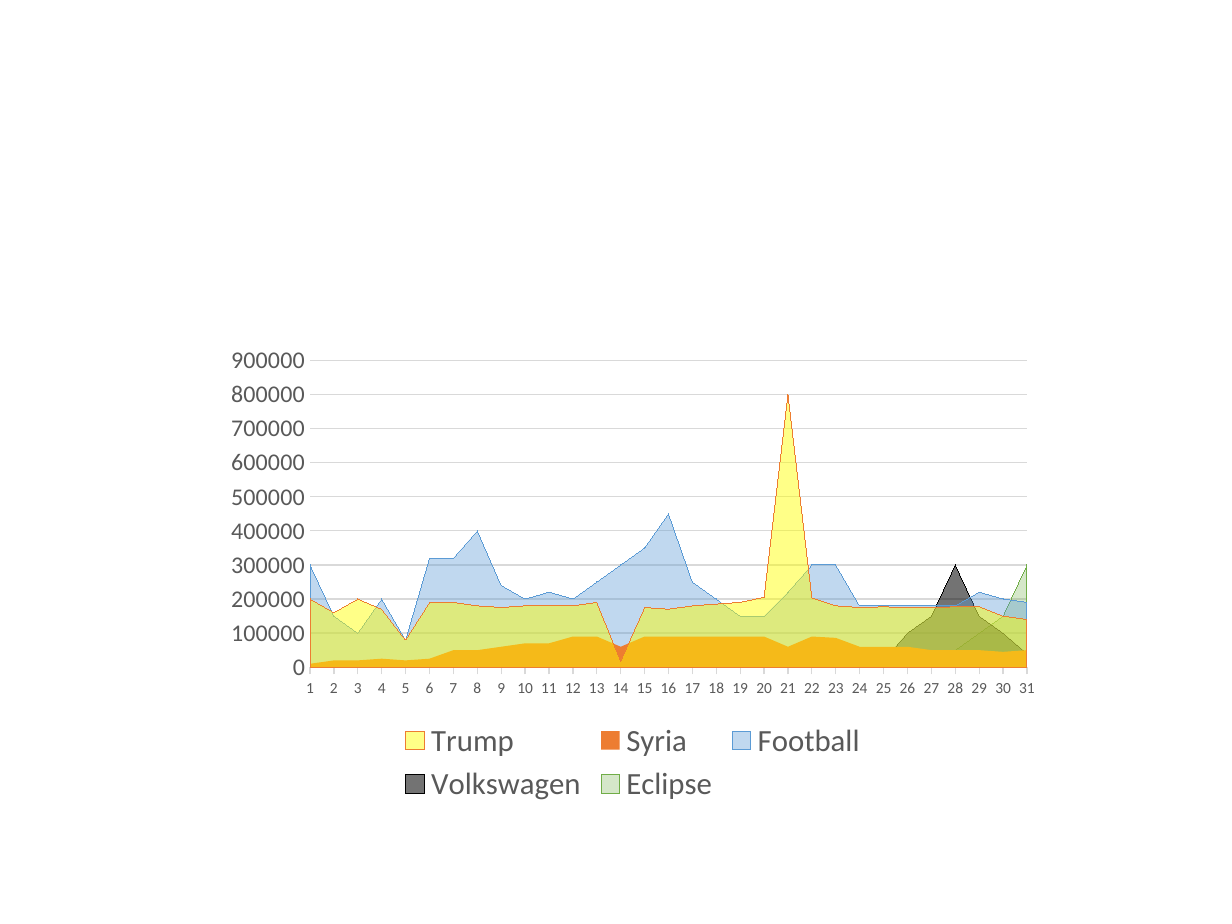
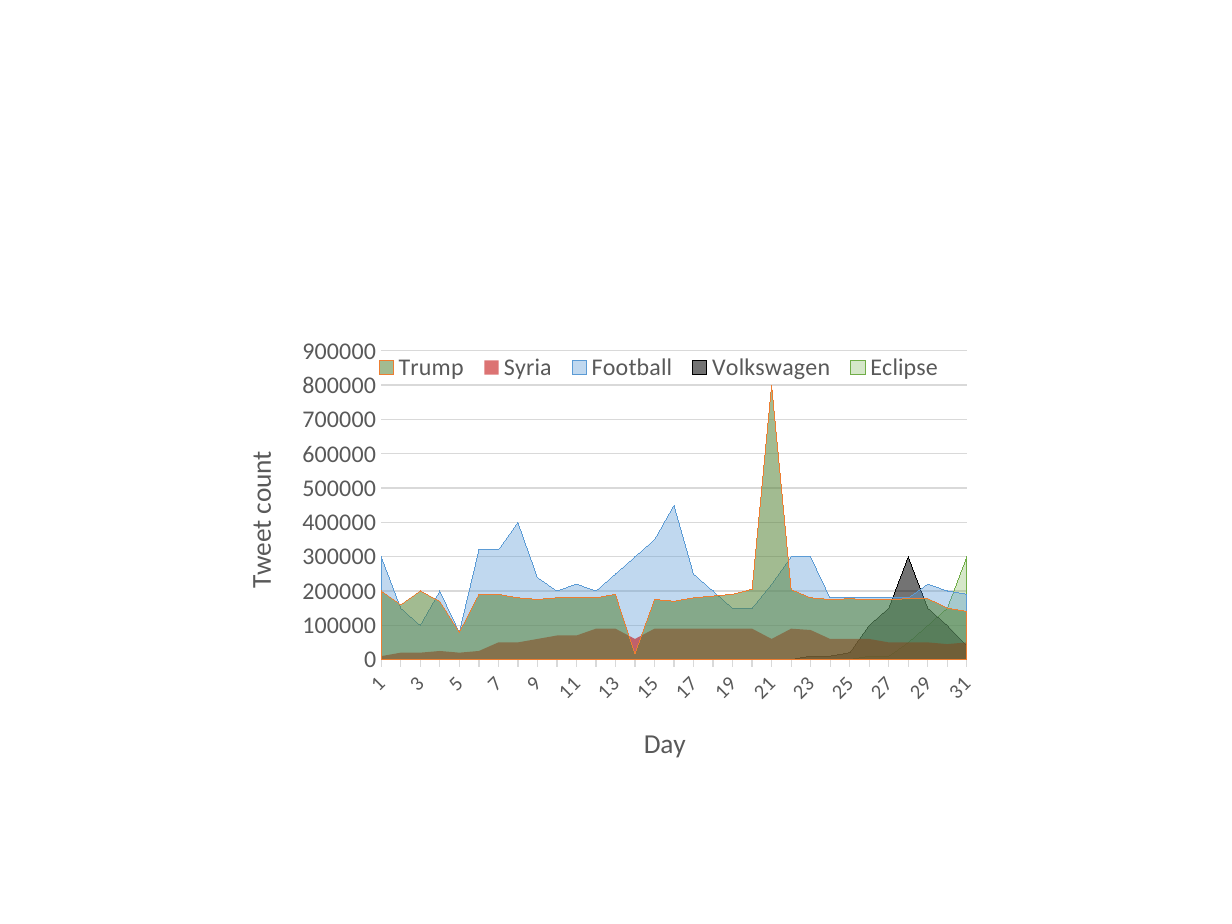
Before and after one commit to hmsgit/minestream, a slide deck: slide 2 of presentation/thesis.pptx. Drawn at 1232x924 pixels with LibreOffice and Linux fonts; fonts in the diff are those of the drawing. Boxes give left, top, right and bottom in pixels: in the first picture for what was removed or moved away, otherwise in the second. Text is boxed around its words. In the diff, an @@ line names an element or a change of style, - is before the commit and + after.

```diff
--- a/presentation/thesis.pptx
+++ b/presentation/thesis.pptx
@@ area chart at bbox=[216, 326, 992, 833] @@
@@ colour of Trump #FFFF00 at 47% opacity to #548235 at 54% opacity @@
@@ colour of Syria #ED7D31 to #C00000 at 55% opacity @@
@@ category axis title "" to "Day " @@
@@ value axis title "" to "Tweet count " @@
@@ legend changed @@
@@ category axis changed @@
@@ area chart: place and size @@
-area chart at bbox=[214, 336, 1052, 809]
+area chart at bbox=[216, 326, 992, 833]
```
Also in this commit, not shown: 16 other files.
